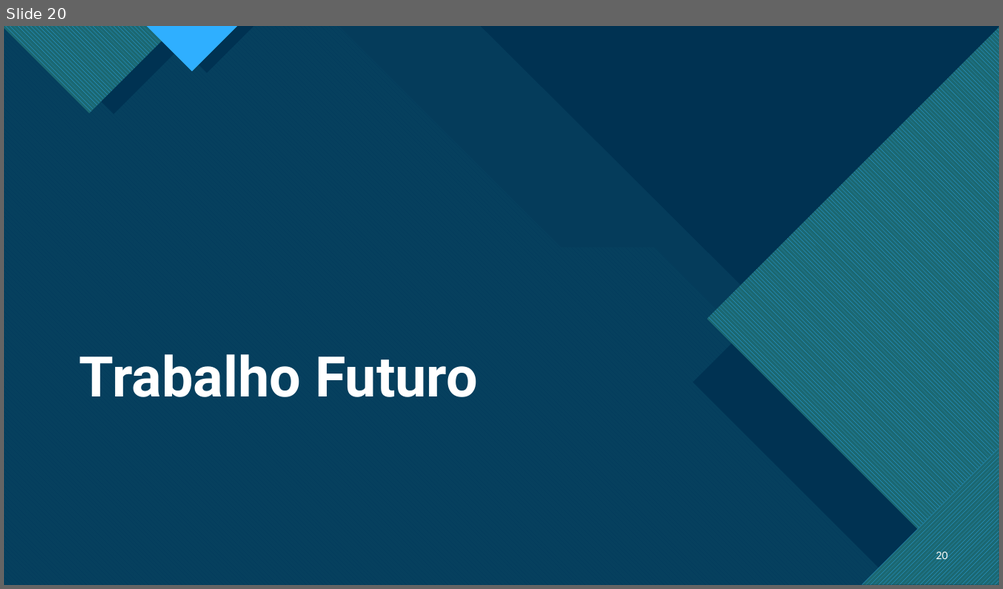
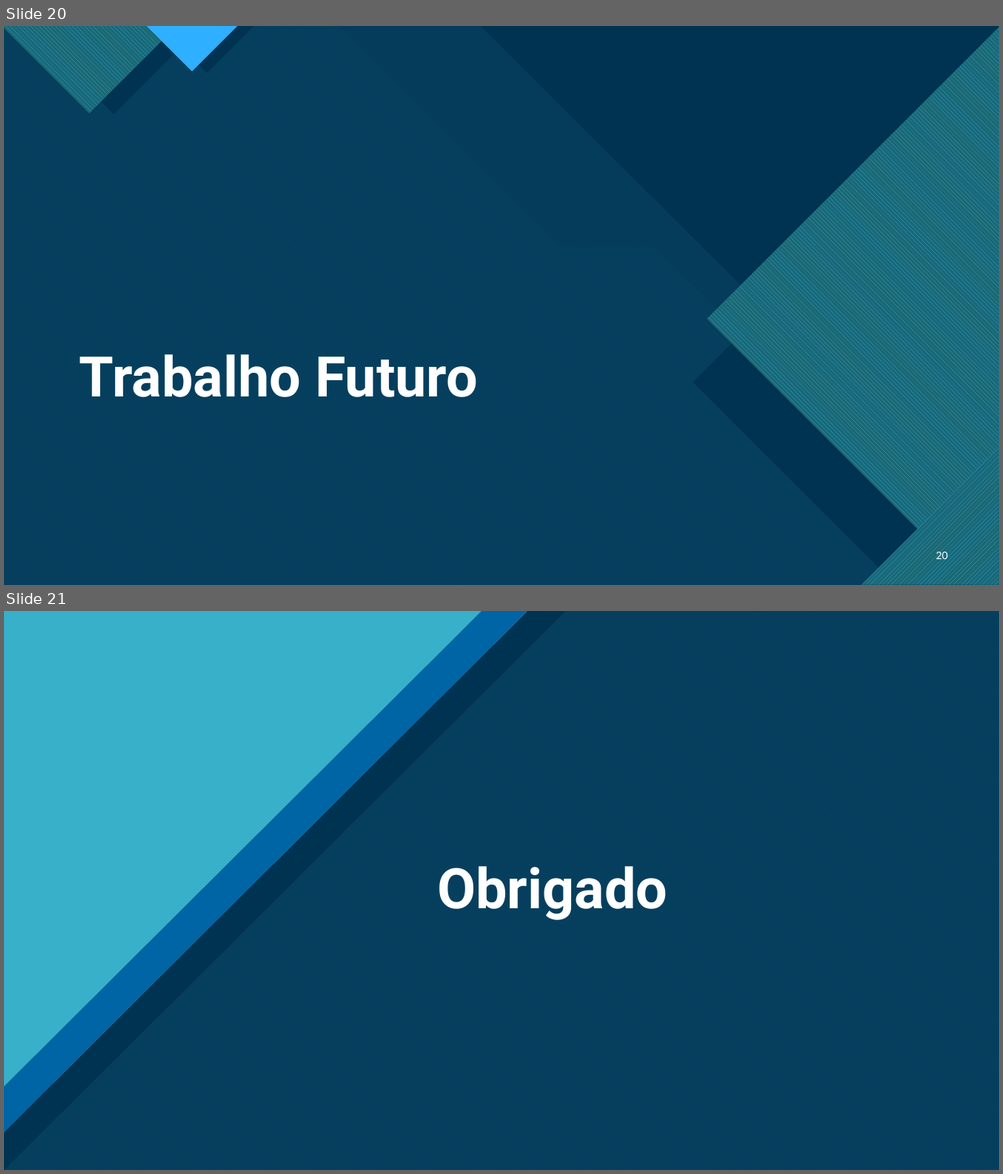
Before and after one commit to pedrocarrega/tese_mestrado_21-22, a slide deck: relatorio_preliminar/presentation.pptx. Shown one above the other, each under a label of ours: slide 20 before the commit, slides 20 and 21 after it. The pictures are 1003x589 and 1003x1174 pixels, drawn with LibreOffice and Linux fonts; fonts in the diff are those of the drawing. Boxes give left, top, right and bottom in pixels: in the first picture for what was removed or moved away, otherwise in the second. Text is boxed around its words. In the diff, an @@ line names an element or a change of style, - is before the commit and + after.

```diff
--- a/relatorio_preliminar/presentation.pptx
+++ b/relatorio_preliminar/presentation.pptx
@@ slide 21 added at (x1=4, y1=611, x2=999, y2=1170), background #FFFFFF; not listed: 9 template elements that a slide beside it also shows @@
@@ rectangle added at (x1=4, y1=611, x2=999, y2=1170), fill #0065A4 @@
@@ freeform shape added at (x1=4, y1=611, x2=999, y2=1170), fill #47C3D3 at 74% opacity @@
@@ right triangle added at (x1=4, y1=612, x2=566, y2=1170), fill #003352 @@
@@ right triangle added at (x1=4, y1=611, x2=527, y2=1133), fill pattern #0065A4 on #47C3D3 @@
@@ right triangle added at (x1=4, y1=611, x2=481, y2=1087), fill #47C3D3 at 80% opacity @@
@@ freeform shape added at (x1=5, y1=611, x2=999, y2=1170), fill pattern #0065A4 on #47C3D3 @@
@@ freeform shape added at (x1=5, y1=611, x2=999, y2=1170), fill #003352 at 90% opacity @@
@@ title added at (x1=437, y1=866, x2=667, y2=920), 54 pt, text #FFFFFF, bold @@
+Obrigado
```
Also in this commit, not shown: 7 slides changed, 1 other slide added, 2 slides removed.
